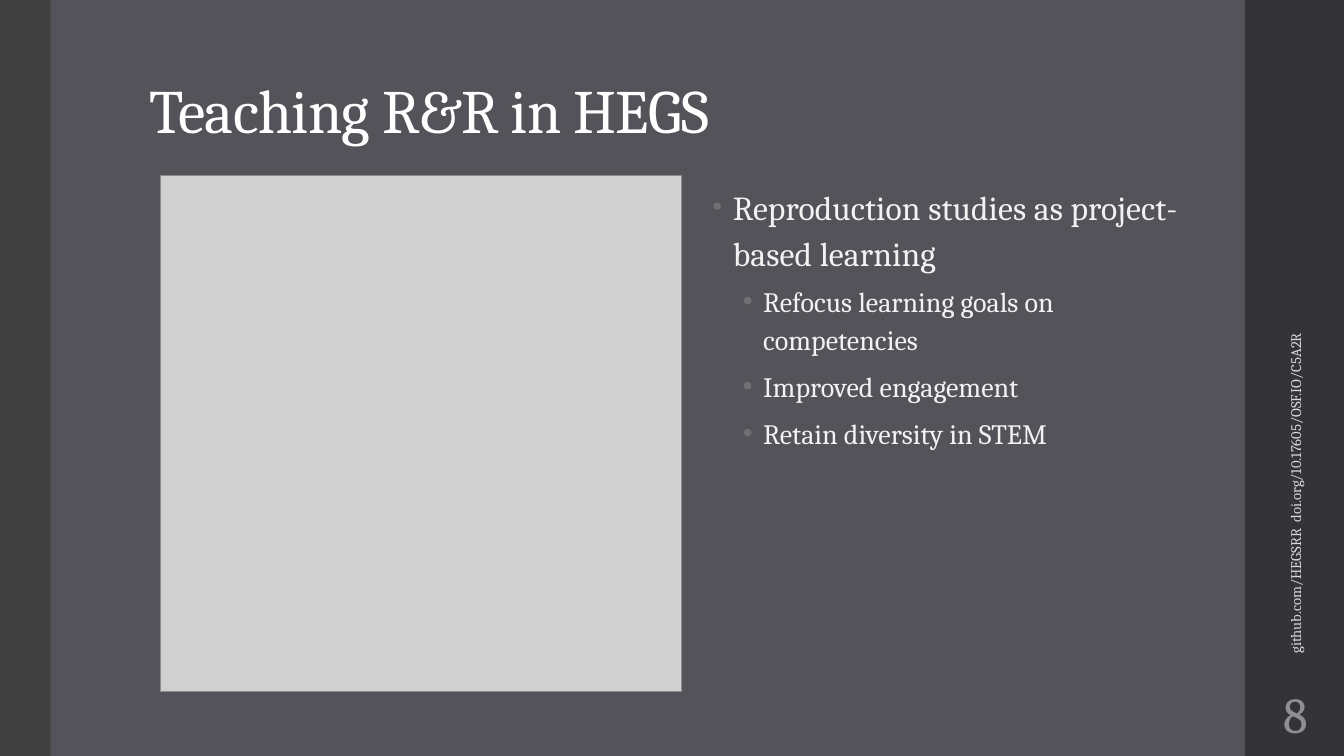
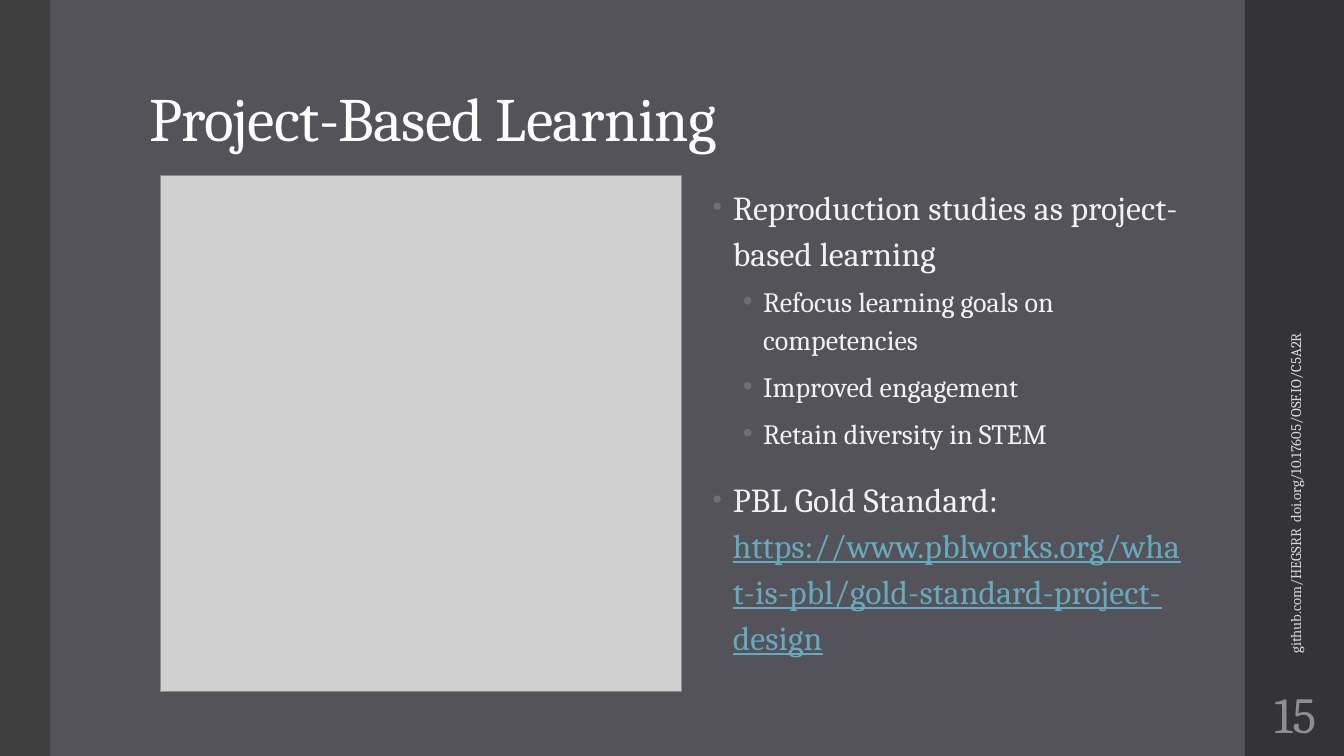
Before and after one commit to HEGSRR/UCGIS-Workshop, a slide deck: slide 15 of 01_Introduction.pptx (slide 8 before the commit). Drawn at 1344x756 pixels with LibreOffice and Linux fonts; fonts in the diff are those of the drawing; grey boxes stand for pictures. Boxes give left, top, right and bottom in pixels: in the first picture for what was removed or moved away, otherwise in the second. Text is boxed around its words. In the diff, an @@ line names an element or a change of style, - is before the commit and + after.

```diff
--- a/01_Introduction.pptx
+++ b/01_Introduction.pptx
@@ title at (149, 98, 717, 155): text changed @@
-Teaching R&R in HEGS
+Project-Based Learning
@@ text at (733, 488, 1180, 657): paragraph added @@
+• PBL Gold Standard: https://www.pblworks.org/what-is-pbl/gold-standard-project-design
@@ page number at (1274, 699, 1316, 733): text changed @@
-8
+15
```
Also in this commit, not shown: 10 other slides changed, 15 slides added.
